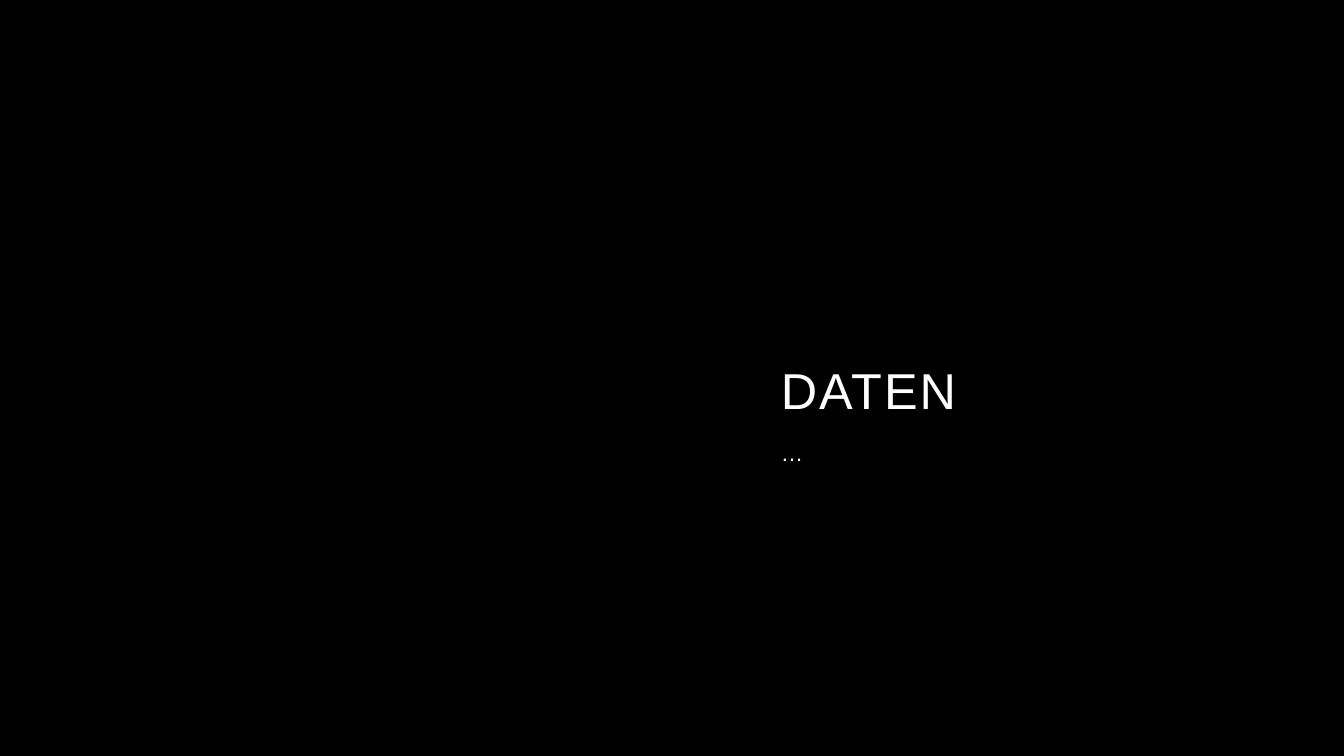
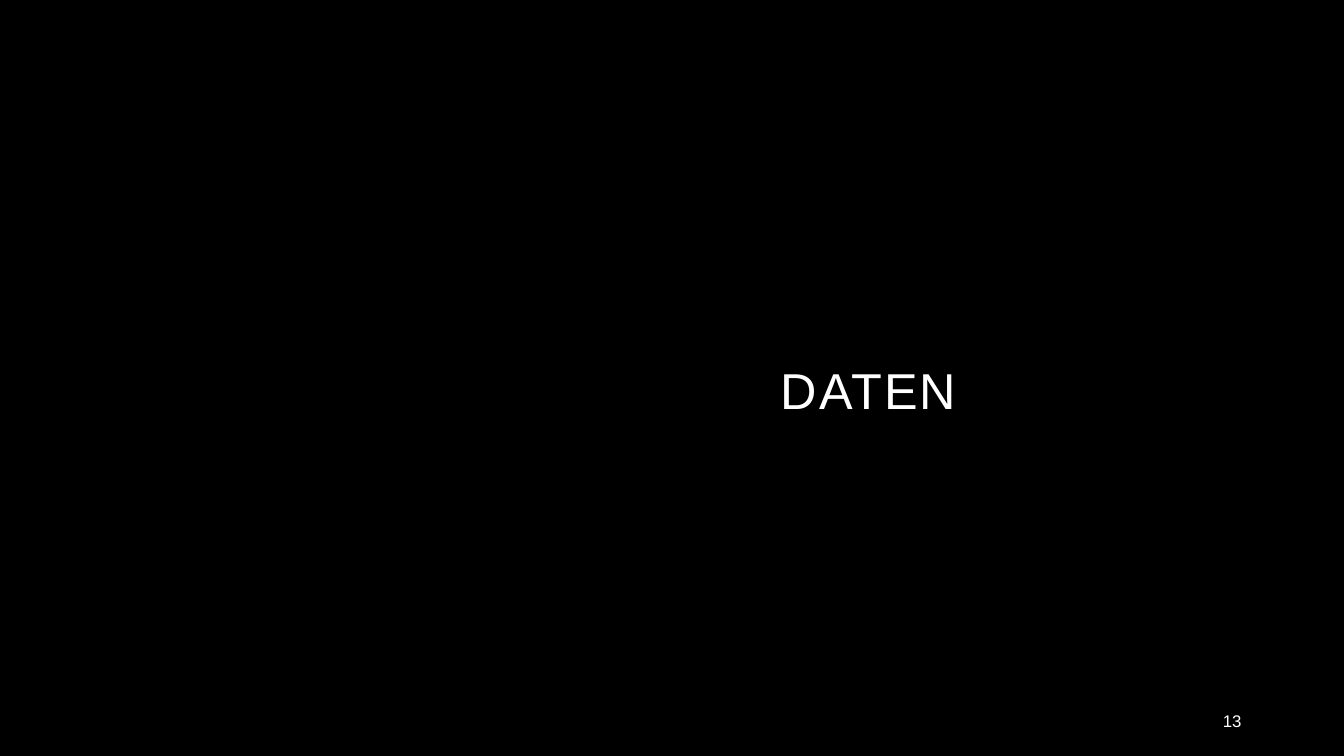
Before and after one commit to p-spohr/NN-Portfolio-Optimizer, a slide deck: slide 13 of Präsentation/pspohr - SLIFI Abschlusspräsentation 23Jan2024.pptx (slide 12 before the commit). Drawn at 1344x756 pixels with LibreOffice and Linux fonts; fonts in the diff are those of the drawing; background and template pictures are left out. Boxes give left, top, right and bottom in pixels: in the first picture for what was removed or moved away, otherwise in the second. Text is boxed around its words. In the diff, an @@ line names an element or a change of style, - is before the commit and + after.

```diff
--- a/Präsentation/pspohr - SLIFI Abschlusspräsentation 23Jan2024.pptx
+++ b/Präsentation/pspohr - SLIFI Abschlusspräsentation 23Jan2024.pptx
@@ subtitle removed at (771, 437, 1232, 477) @@
-…
@@ page number added at (1223, 715, 1242, 727), 12 pt, text #FFFFFF @@
+13
```
Also in this commit, not shown: 11 other slides changed, 14 slides added, 4 slides removed, 1 other file.
